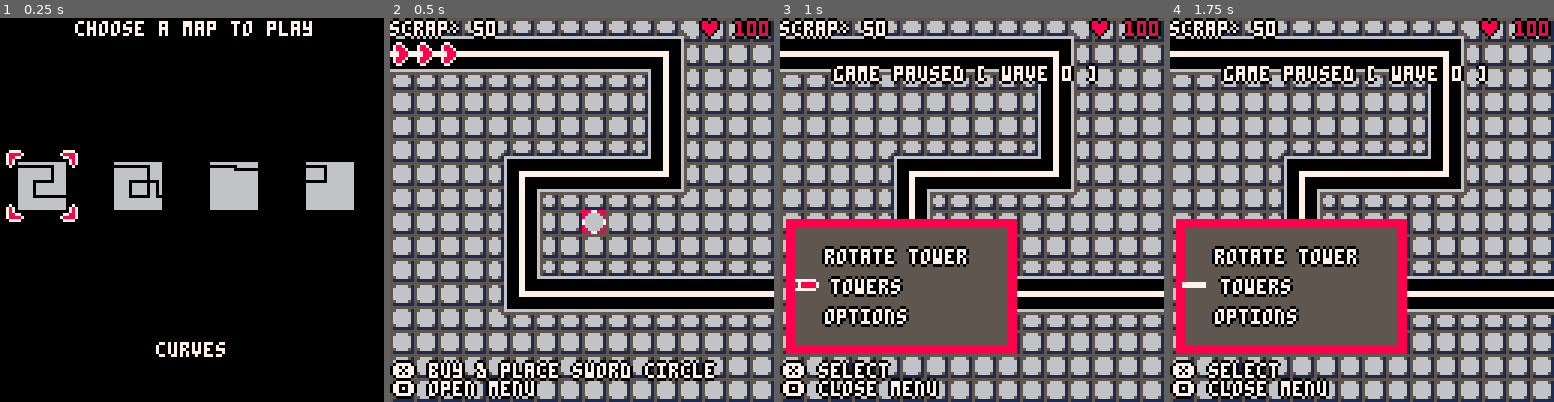
Above: before the commit, frames 1-4 (left to right).
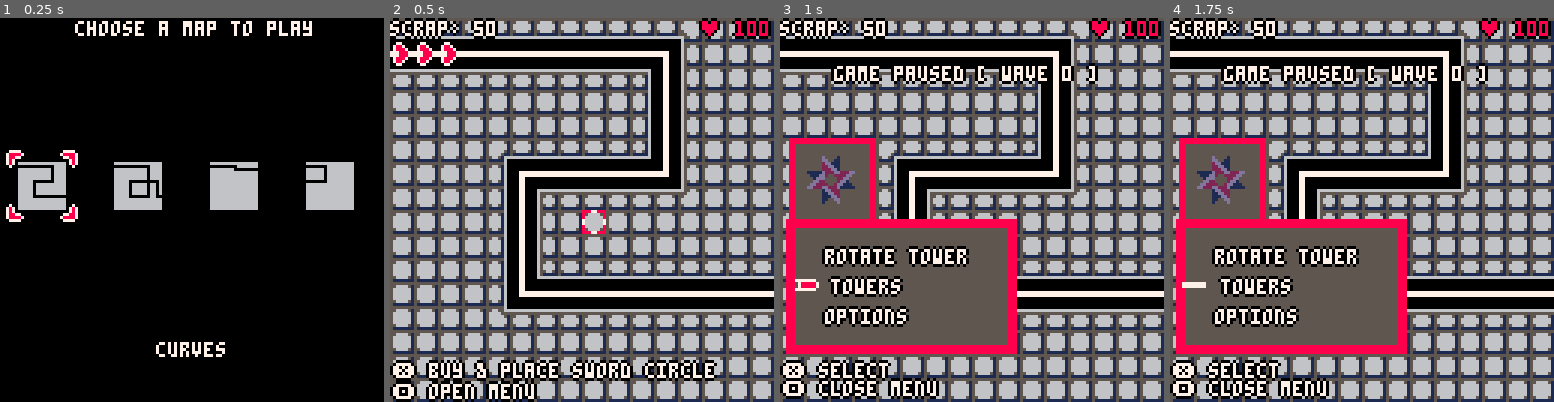
Above: after the commit, the same moments.

Repository: profilename14/TowerDefense
Game: PICO-8 cartridge tower_defense.p8
The game is run twice, just before and just after one commit, with the same random seed, the same clock (stepped at 60 frames per second) and the same inputs.
Inputs:
- Up to frame 1 (0.25 s): no input
- Up to frame 2 (0.5 s): tap X (X key) at 0.33 s
- Up to frame 3 (1 s): tap O (Z key) at 0.7 s
- Up to frame 4 (1.75 s): tap X (X key) at 1.07 s; hold Right from 1.6 s (still down); tap O (Z key) at 1.7 s

Frame 1 is identical in both runs. In frame 2, 0.9% of the frame differs, in the area x 0-39%, y 93-100%; in frame 3, 3.9%, in the area x 2-25%, y 31-53%; in frame 4, 3.9%.

Commit message:
tower rotation indicator ui

Diff:
--- a/main.lua
+++ b/main.lua
@@ -51,6 +51,7 @@
 
 -- Game
 function load_game(map_id)
+  auto_start_wave = false
   wave_round = 0
   freeplay_rounds = 0
   loaded_map = map_id
@@ -72,6 +73,7 @@
     add(menus, Menu:new(unpack(menu_dat)))
   end
   tower_stats_background_rect = BorderRect:new(Vec:new(0, 0), Vec:new(20, 38), 8, 5, 2)
+  tower_rotation_background_rect = BorderRect:new(Vec:new(0, 0), Vec:new(24, 24), 8, 5, 2)
   sell_selector = Animator:new(animation_data.sell)
 end
 
@@ -112,6 +114,8 @@
 end
 
 function game_loop()
+  if (auto_start_wave) start_round()
+
   if btnp(🅾️) then
     shop_enable = true
     menus[1].enable = true
--- a/src/borderRect.lua
+++ b/src/borderRect.lua
@@ -23,3 +23,9 @@
   if (self.position ~= position_) self.position = position_
   if (self.size ~= size_ + position_) self.size = size_ + position_
 end
+function BorderRect:reposition(position_)
+  if (self.position == position_) return
+  local size = self.size - self.position
+  self.position = position_
+  self.size = self.position + size
+end
--- a/src/data.lua
+++ b/src/data.lua
@@ -204,7 +204,7 @@
 shop_ui_data = {
   x = {128 / 4 - 10, 128/2 - 10, 128 * 3 / 4 - 10, 128 - 10},
   y = {128 / 2},
-  background = 136,
+  background = 68,
   blank = 140
 }
 freeplay_stats = {
@@ -296,7 +296,7 @@
         end
       }
     },
-    nil,
+    display_tower_rotation,
     5, 8, 7, 3
   },
   {
--- a/src/draw_calls.lua
+++ b/src/draw_calls.lua
@@ -22,12 +22,12 @@
   -- UI
   print_with_outline("scrap: "..coins, 0, 1, 7, 0)
   print_with_outline("♥ "..player_health, 103, 1, 8, 0)
-  if shop_enable then
+  if shop_enable and get_active_menu() then
     print_with_outline("game paused [ wave "..(wave_round+freeplay_rounds).." ]", 18, 16, 7, 0)
-    if get_active_menu().prev == nil then
+    if get_active_menu().prev then
+      print_with_outline("❎ select\n🅾️ go back to previous menu", 1, 115, 7, 0)
+    else
       print_with_outline("❎ select\n🅾️ close menu", 1, 115, 7, 0)
-    else
-      print_with_outline("❎ select\n🅾️ go back to previous menu", 1, 115, 7, 0)
     end
   else
     if is_in_table(selector.position/8, towers, true) then
@@ -37,9 +37,18 @@
     else
       spr(selector.sprite_index, Vec.unpack(selector.position))
       Animator.reset(sell_selector)
-      print_with_outline(
-        "❎ buy & place "..tower_templates[selected_menu_tower_id].name.."\n🅾️ open menu",
-        1, 115, 7, 0)
+      local position = selector.position/8
+      local tower_details = tower_templates[selected_menu_tower_id]
+      local text, color = "❎ buy & place "..tower_details.name, 7
+      if tower_details.cost > coins then
+        text = "can't afford "..tower_details.name
+        color = 8
+      elseif (tower_details.type == "floor") ~= (grid[position.y][position.x] == "path") then
+        text = "can't place "..tower_details.name.." here"
+        color = 8
+      end
+      print_with_outline(text, 1, 115, color, 0)
+      print_with_outline("🅾️ open menu", 1, 122, 7, 0)
     end
   end
 end
--- a/src/enemy.lua
+++ b/src/enemy.lua
@@ -25,7 +25,7 @@
     self.burning_tick -= 1
     self.hp -= 2
     local px, py, _ = Enemy.get_pixel_location(self)
-    add(particles, Particle:new(px, py, true, Animator:new(animation_data.burn, false)))
+    add(particles, Particle:new(Vec:new(px, py), true, Animator:new(animation_data.burn, false)))
   end
 
   if (not self.is_frozen) return true
--- a/src/forwardDeclares.lua
+++ b/src/forwardDeclares.lua
@@ -39,6 +39,26 @@
       Vec.unpack(tower_stats_background_rect.position + Vec:new(longest_menu_str(texts)*5 + 4, 6))
     },{2, 2}
   ))
+end
+
+function display_tower_rotation(menu_pos, position)
+  local tower_details = tower_templates[selected_menu_tower_id]
+  local offset = Vec:new(0, -28)
+  BorderRect.reposition(tower_rotation_background_rect, position + offset)
+  BorderRect.draw(tower_rotation_background_rect)
+
+  local sprite_position = {Vec.unpack(position + offset + Vec:new(4, 4))}
+
+  if tower_details.disable_icon_rotation then
+    spr(tower_details.icon_data, combine_and_unpack(sprite_position,{2, 2}))
+  else
+    draw_sprite_rotated(shop_ui_data.background, combine_and_unpack(
+      {Vec.unpack(position + offset)}, {24, parse_direction(Vec:new(direction))}
+    ))
+    draw_sprite_rotated(tower_details.icon_data, combine_and_unpack(
+      sprite_position, {16, parse_direction(Vec:new(direction))}
+    ))
+  end
 end
 
 -- Enemy Related
--- a/src/particle.lua
+++ b/src/particle.lua
@@ -27,9 +27,9 @@
 end
 
 -- particle spawing
-function raycast_spawn(position, range, direction, data)
+function raycast_spawn(position, range, dir, data)
   for i=1, range do
-    add(particles, Particle:new(position + direction * i, false, Animator:new(data, false)))
+    add(particles, Particle:new(position + dir * i, false, Animator:new(data, false)))
   end
 end
 
@@ -41,8 +41,8 @@
   end
 end
 
-function frontal_spawn(position, radius, direction, data)
-  local fx, fy, flx, fly, ix, iy = parse_frontal_bounds(radius, direction)
+function frontal_spawn(position, radius, dir, data)
+  local fx, fy, flx, fly, ix, iy = parse_frontal_bounds(radius, dir)
   for y=fy, fly, iy do
     for x=fx, flx, ix do
       if (x ~= 0 or y ~= 0) add(particles, Particle:new(position + Vec:new(x, y), false, Animator:new(data, false)))
--- a/tower_defense.p8
+++ b/tower_defense.p8
@@ -41,6 +41,23 @@
 },{2,2}
 ))
 end
+function display_tower_rotation(menu_pos, position)
+local tower_details = tower_templates[selected_menu_tower_id]
+local offset = Vec:new(0, -28)
+BorderRect.reposition(tower_rotation_background_rect, position + offset)
+BorderRect.draw(tower_rotation_background_rect)
+local sprite_position = {Vec.unpack(position + offset + Vec:new(4, 4))}
+if tower_details.disable_icon_rotation then
+spr(tower_details.icon_data, combine_and_unpack(sprite_position,{2, 2}))
+else
+draw_sprite_rotated(shop_ui_data.background, combine_and_unpack(
+{Vec.unpack(position+offset)},{24,parse_direction(Vec:new(direction))}
+))
+draw_sprite_rotated(tower_details.icon_data, combine_and_unpack(
+sprite_position,{16,parse_direction(Vec:new(direction))}
+))
+end
+end
 function start_round()
 if not start_next_wave and #enemies == 0 then
 start_next_wave=true
@@ -282,7 +299,7 @@
 shop_ui_data={
 x={128/4-10,128/2-10,128*3/4-10,128-10},
 y={128/2},
-background=136,
+background=68,
 blank=140
 }
 freeplay_stats={
@@ -374,7 +391,7 @@
 end
 }
 },
-nil,
+display_tower_rotation,
 5,8,7,3
 },
 {
@@ -473,7 +490,7 @@
 self.burning_tick-=1
 self.hp-=2
 local px, py, _ = Enemy.get_pixel_location(self)
-add(particles, Particle:new(px, py, true, Animator:new(animation_data.burn, false)))
+add(particles, Particle:new(Vec:new(px, py), true, Animator:new(animation_data.burn, false)))
 end
 if (not self.is_frozen) return true
 self.frozen_tick=max(self.frozen_tick-1,0)
@@ -703,9 +720,9 @@
 if (not Animator.finished(particle.animator)) return
 del(particles,particle)
 end
-function raycast_spawn(position, range, direction, data)
+function raycast_spawn(position, range, dir, data)
 for i=1, range do
-add(particles, Particle:new(position + direction * i, false, Animator:new(data, false)))
+add(particles, Particle:new(position + dir * i, false, Animator:new(data, false)))
 end
 end
 function nova_spawn(position, radius, data)
@@ -715,8 +732,8 @@
 end
 end
 end
-function frontal_spawn(position, radius, direction, data)
-local fx, fy, flx, fly, ix, iy = parse_frontal_bounds(radius, direction)
+function frontal_spawn(position, radius, dir, data)
+local fx, fy, flx, fly, ix, iy = parse_frontal_bounds(radius, dir)
 for y=fy, fly, iy do
 for x=fx, flx, ix do
 if (x ~= 0 or y ~= 0) add(particles, Particle:new(position + Vec:new(x, y), false, Animator:new(data, false)))
@@ -798,6 +815,12 @@
 function BorderRect:resize(position_, size_)
 if (self.position ~= position_) self.position = position_
 if (self.size ~= size_ + position_) self.size = size_ + position_
+end
+function BorderRect:reposition(position_)
+if (self.position == position_) return
+local size = self.size - self.position
+self.position=position_
+self.size=self.position+size
 end
 Menu={}
 function Menu:new(
@@ -1067,12 +1090,12 @@
 end
 print_with_outline("scrap: "..coins, 0, 1, 7, 0)
 print_with_outline("♥ "..player_health, 103, 1, 8, 0)
-if shop_enable then
+if shop_enable and get_active_menu() then
 print_with_outline("game paused [ wave "..(wave_round+freeplay_rounds).." ]", 18, 16, 7, 0)
-if get_active_menu().prev == nil then
+if get_active_menu().prev then
+print_with_outline("❎ select\n🅾️ go back to previous menu", 1, 115, 7, 0)
+else
 print_with_outline("❎ select\n🅾️ close menu", 1, 115, 7, 0)
-else
-print_with_outline("❎ select\n🅾️ go back to previous menu", 1, 115, 7, 0)
 end
 else
 if is_in_table(selector.position/8, towers, true) then
@@ -1082,9 +1105,18 @@
 else
 spr(selector.sprite_index, Vec.unpack(selector.position))
 Animator.reset(sell_selector)
-print_with_outline(
-"❎ buy & place "..tower_templates[selected_menu_tower_id].name.."\n🅾️ open menu",
-1,115,7,0)
+local position = selector.position/8
+local tower_details = tower_templates[selected_menu_tower_id]
+local text, color = "❎ buy & place "..tower_details.name, 7
+if tower_details.cost > coins then
+text = "can't afford "..tower_details.name
+color = 8
+elseif (tower_details.type == "floor") ~= (grid[position.y][position.x] == "path") then
+text = "can't place "..tower_details.name.." here"
+color = 8
+end
+print_with_outline(text, 1, 115, color, 0)
+print_with_outline("🅾️ open menu", 1, 122, 7, 0)
 end
 end
 end
@@ -1125,6 +1157,7 @@
 end
 end
 function load_game(map_id)
+auto_start_wave=false
 wave_round=0
 freeplay_rounds=0
 loaded_map=map_id
@@ -1146,6 +1179,7 @@
 add(menus,Menu:new(unpack(menu_dat)))
 end
 tower_stats_background_rect = BorderRect:new(Vec:new(0, 0), Vec:new(20, 38), 8, 5, 2)
+tower_rotation_background_rect = BorderRect:new(Vec:new(0, 0), Vec:new(24, 24), 8, 5, 2)
 sell_selector = Animator:new(animation_data.sell)
 end
 function map_loop()
@@ -1180,6 +1214,7 @@
 foreach(menus, Menu.move)
 end
 function game_loop()
+if (auto_start_wave) start_round()
 if btnp(🅾️) then
 shop_enable=true
 menus[1].enable=true
Not shown, changed: 32 lines of the sprite sheet (__gfx__) section of tower_defense.p8
